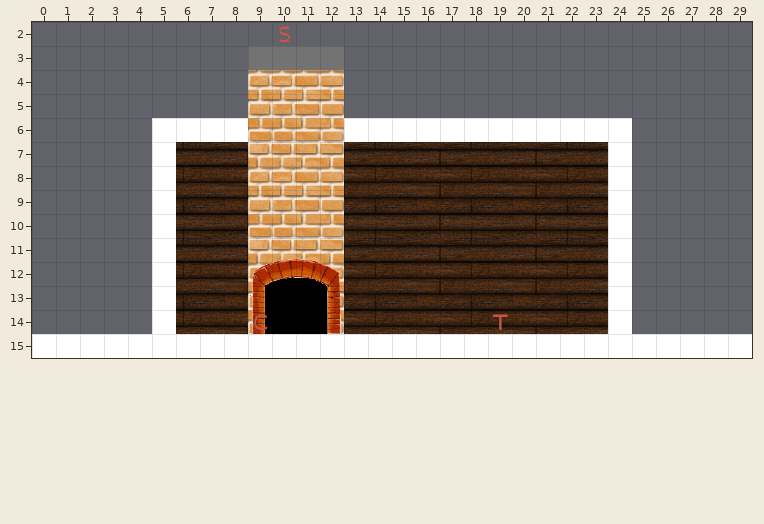
Tiled map (JSON): assets/levels/house0.json. Above is the file before it was changed.
Cells are 32x32 px. Shown: x 0..29, y 2..15.
The same view after the edit:
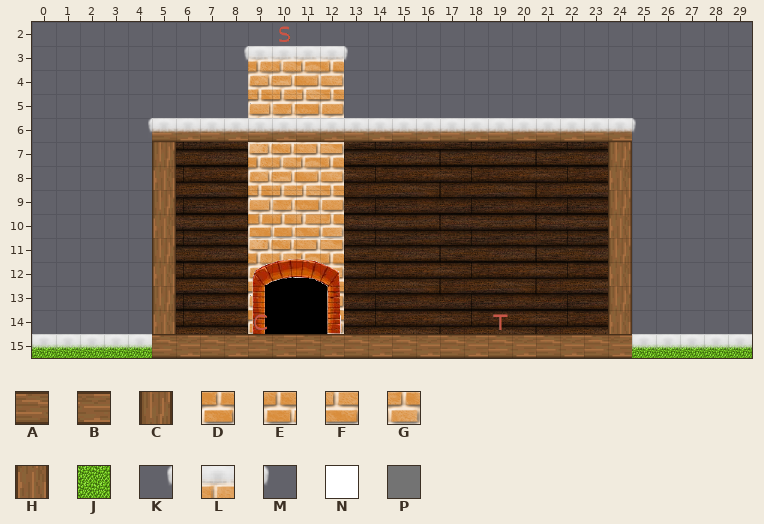
Key: from "ForegroundHouse": A 28, B 29, C 46, D 48, E 49, F 50, G 51, H 62, J 76, K 88, L 89, M 90; from "Simple": N 1, P 2.
_ is an empty cell, . an unchanged one.
See-through tiles are keyed as they look on the map.
Edits made:
--- layer "Middleground"
@@ x 0..29 @@
- 6 .....____DEFG____________.....
- 7 ....._.................._.....
- 8 ....._.................._.....
- 9 ....._.................._.....
-10 ....._.................._.....
-11 ....._.................._.....
-12 ....._.................._.....
-13 ....._.................._.....
-14 ....._.................._.....
-15 ______________________________
+ 6 .....ABABABABABABABABABAB.....
+ 7 .....C..................C.....
+ 8 .....H..................H.....
+ 9 .....C..................C.....
+10 .....H..................H.....
+11 .....C..................C.....
+12 .....H..................H.....
+13 .....C..................C.....
+14 .....H..................H.....
+15 JJJJJABABABABABABABABABABJJJJJ
--- layer "Decorations"
@@ x 8..13 @@
- 3 ______
+ 3 KLLLLM
@@ x 4..25 @@
- 6 ______________________
+ 6 KLLLLLLLLLLLLLLLLLLLLM
@@ x 0..29 @@
-15 _____...................._____
+15 LLLLL....................LLLLL
--- layer "Platforms" (now hidden)
@@ x 9..12 @@
- 3 PPPP
+ 3 ____
@@ x 0..29 @@
- 6 .....NNNN....NNNNNNNNNNNN.....
- 7 .....N..................N.....
- 8 .....N..................N.....
- 9 .....N..................N.....
-10 .....N..................N.....
-11 .....N..................N.....
-12 .....N..................N.....
-13 .....N..................N.....
-14 .....N..................N.....
-15 NNNNNNNNNNNNNNNNNNNNNNNNNNNNNN
+ 6 .....____....____________.....
+ 7 ....._.................._.....
+ 8 ....._.................._.....
+ 9 ....._.................._.....
+10 ....._.................._.....
+11 ....._.................._.....
+12 ....._.................._.....
+13 ....._.................._.....
+14 ....._.................._.....
+15 ______________________________
Where, in picture pixels (left, top, right, bottom), the same in both pictures:
changed: (244, 46, 348, 70)
changed: (32, 118, 752, 358)
